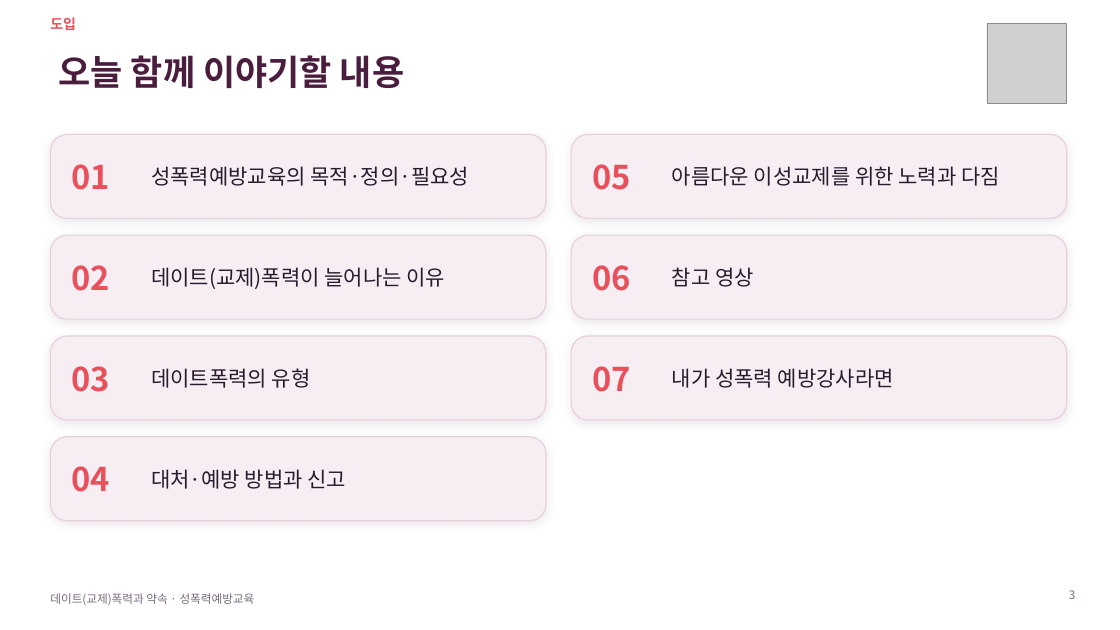
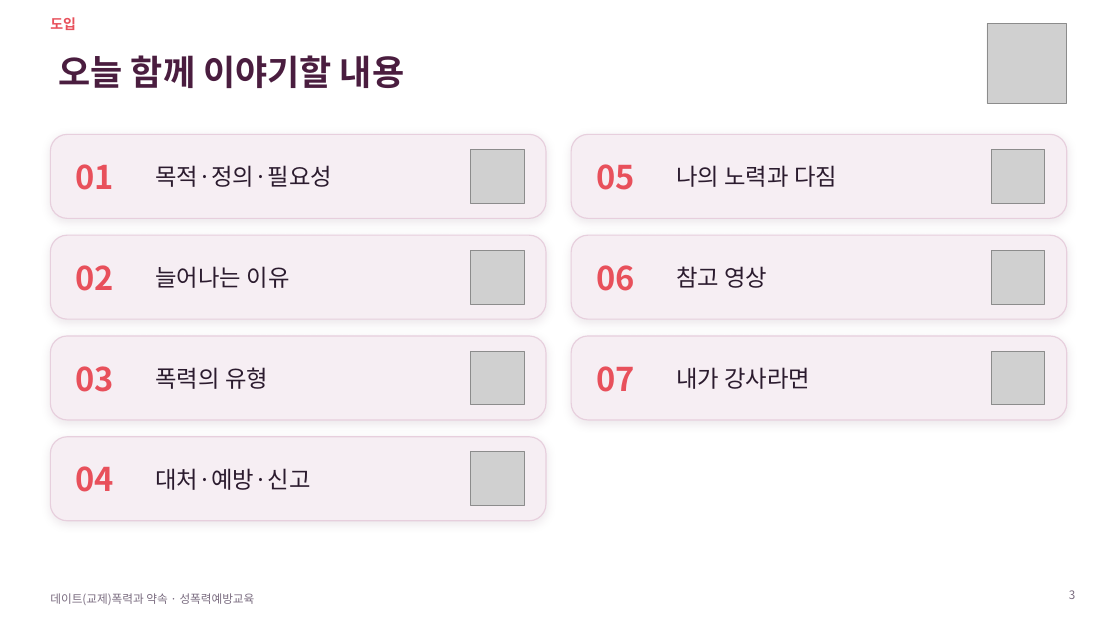
Before and after one commit to ash1234a/security-research-learning, a slide deck: slide 3 of 데이트폭력과_약속.pptx. Drawn at 1120x630 pixels with LibreOffice and Linux fonts; fonts in the diff are those of the drawing; grey boxes stand for pictures; background and template pictures are left out. Boxes give left, top, right and bottom in pixels: in the first picture for what was removed or moved away, otherwise in the second. Text is boxed around its words. In the diff, an @@ line names an element or a change of style, - is before the commit and + after.

```diff
--- a/데이트폭력과_약속.pptx
+++ b/데이트폭력과_약속.pptx
@@ text at (155,165,332,187): text changed; size 18 to 20 pt @@
-성폭력예방교육의 목적·정의·필요성
+목적·정의·필요성
@@ picture added at (471,150,524,203) @@
@@ text at (676,165,837,187): text changed; size 18 to 20 pt @@
-아름다운 이성교제를 위한 노력과 다짐
+나의 노력과 다짐
@@ picture added at (991,150,1045,203) @@
@@ text "참고 영상" at (676,266,767,288): size 18 to 20 pt @@
@@ text at (155,266,290,288): text changed; size 18 to 20 pt @@
-데이트(교제)폭력이 늘어나는 이유
+늘어나는 이유
@@ picture added at (471,250,524,304) @@
@@ picture added at (991,250,1045,304) @@
@@ picture added at (471,351,524,405) @@
@@ 7 texts: place and size @@
-7 texts at (71,164,630,492)
+7 texts at (76,164,634,492)
@@ picture added at (991,351,1045,405) @@
@@ text at (155,367,268,389): text changed; size 18 to 20 pt @@
-데이트폭력의 유형
+폭력의 유형
@@ text at (676,367,810,389): text changed; size 18 to 20 pt @@
-내가 성폭력 예방강사라면
+내가 강사라면
@@ text at (155,468,310,490): text changed; size 18 to 20 pt @@
-대처·예방 방법과 신고
+대처·예방·신고
@@ picture added at (471,452,524,506) @@
```
Also in this commit, not shown: 20 other slides changed, 7 slides added, 8 slides removed.
